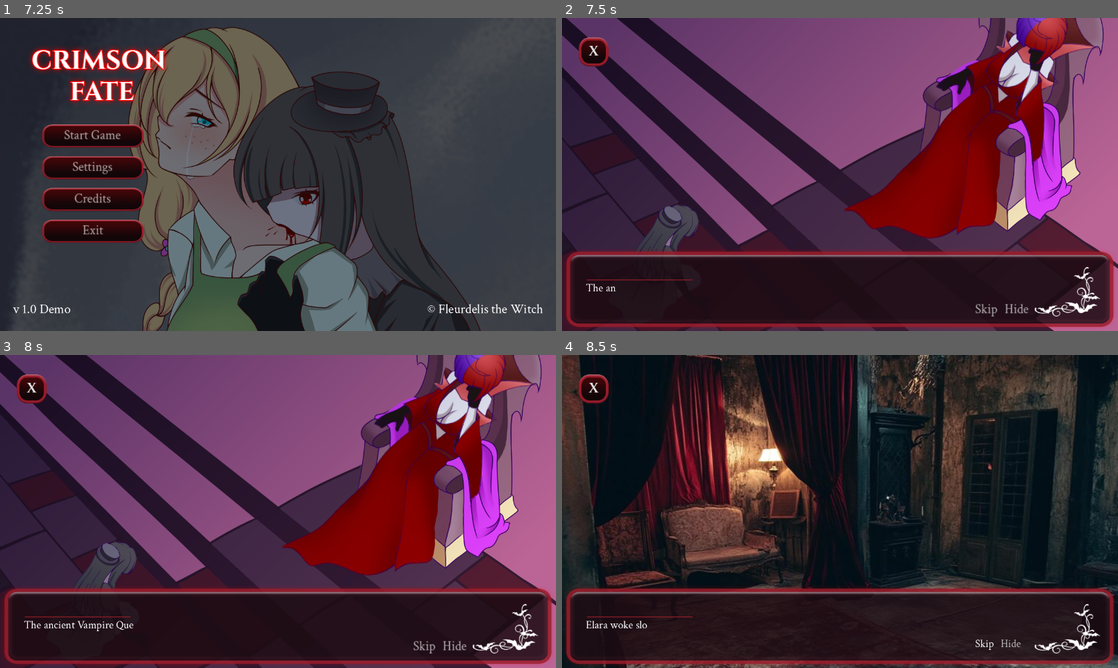
Above: before the commit, frames 1-4 (two rows, left to right).
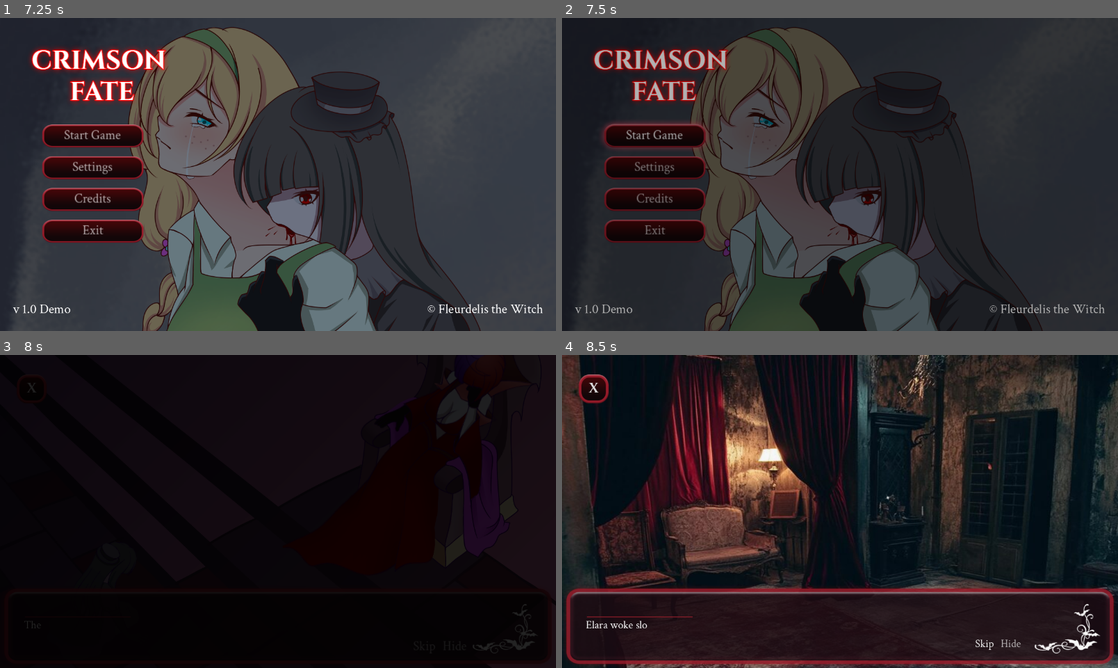
Above: after the commit, the same moments.

Repository: JoshuaSaayo/vampire-yuri
Game: Godot game, scene res://UI/disclaimer.tscn
The game is run twice, just before and just after one commit, with the same random seed, the same clock (stepped at 60 frames per second) and the same inputs.
Inputs (mouse positions are in pixels of both pictures, inside the frame that each line leads up to):
- Up to frame 1 (7.25 s): move the mouse to (400, 158) at 0.52 s; click (400, 158) at 0.67 s; move the mouse to (166, 190) at 1.27 s; click (166, 190) at 1.42 s; move the mouse to (333, 105) at 2.02 s; click (333, 105) at 2.17 s; tap Enter at 2.75, 5 s; move the mouse to (250, 237) at 2.77 s; click (250, 237) at 2.92 s; move the mouse to (444, 221) at 3.52 s; click (444, 221) at 3.67 s; tap Space at 4.25 s; move the mouse to (111, 127) at 4.27 s; click (111, 127) at 4.42 s; move the mouse to (305, 174) at 5.02 s; click (305, 174) at 5.17 s; move the mouse to (194, 96) at 5.77 s; click (194, 96) at 5.92 s; click "Proceed" at 6.5 s
- Up to frame 2 (7.5 s): click "Start Game" at 7.25 s
- Up to frame 3 (8 s): no input
- Up to frame 4 (8.5 s): click "Skip" at 8 s

Frame 1 is identical in both runs. In frame 2, 84% of the frame differs, in the area x 0-100%, y 0-100%; in frame 3, 99%; in frame 4, less than 0.1%.

Commit message:
added global fade

Diff:
--- a/game/UI/menu.gd
+++ b/game/UI/menu.gd
@@ -14,7 +14,7 @@
 	_set_ui_visible(true, [start_btn, settings_btn, credits_btn, exit_btn, logo])
 
 func _on_button_pressed() -> void:
-	get_tree().change_scene_to_file("res://main_scenes/cutscenes.tscn")
+	await FadeTransition.fade_to_scene("res://main_scenes/cutscenes.tscn")
 
 func _on_exit_btn_pressed() -> void:
 	exit.visible = true
--- /dev/null
+++ b/game/autoload/fade_transition.gd
@@ -0,0 +1,28 @@
+extends CanvasLayer
+
+@onready var rect: ColorRect = $FadeRect
+
+@export var fade_time: float = 0.6
+
+var tween: Tween
+
+func _ready():
+	rect.modulate.a = 0.0
+
+func fade_in():
+	if tween: tween.kill()
+	tween = create_tween()
+	tween.tween_property(rect, "modulate:a", 1.0, fade_time)
+	await tween.finished
+
+func fade_out():
+	if tween: tween.kill()
+	tween = create_tween()
+	tween.tween_property(rect, "modulate:a", 0.0, fade_time)
+	await tween.finished
+
+func fade_to_scene(scene_path: String):
+	await fade_in()
+	get_tree().change_scene_to_file(scene_path)
+	await get_tree().process_frame
+	await fade_out()
--- /dev/null
+++ b/game/autoload/fade_transition.tscn
@@ -0,0 +1,15 @@
+[gd_scene load_steps=2 format=3 uid="uid://d0qjay5jcd78h"]
+
+[ext_resource type="Script" uid="uid://bivfenyrw4k07" path="res://autoload/fade_transition.gd" id="1_ir2wg"]
+
+[node name="FadeTransition" type="CanvasLayer"]
+script = ExtResource("1_ir2wg")
+
+[node name="FadeRect" type="ColorRect" parent="."]
+anchors_preset = 15
+anchor_right = 1.0
+anchor_bottom = 1.0
+grow_horizontal = 2
+grow_vertical = 2
+mouse_filter = 2
+color = Color(0, 0, 0, 1)
--- a/game/main_scenes/cutscenes.gd
+++ b/game/main_scenes/cutscenes.gd
@@ -58,7 +58,7 @@
 
 func show_current_scene():
 	if scene_idx >= intro_data.scenes.size():
-		get_tree().change_scene_to_file("res://main_scenes/interactive_map.tscn")
+		await FadeTransition.fade_to_scene("res://main_scenes/interactive_map.tscn")
 		return
 
 	clear_all_characters()
@@ -261,13 +261,15 @@
 			dialogue_text.visible_characters = -1
 			is_typing = false
 		else:
-			line_idx += 1
-
-			if line_idx >= intro_data.scenes[scene_idx].lines.size():
+			var current_scene = intro_data.scenes[scene_idx]
+
+			# Check BEFORE incrementing
+			if line_idx + 1 >= current_scene.lines.size():
 				scene_idx += 1
 				line_idx = 0
 				show_current_scene()
 			else:
+				line_idx += 1
 				show_current_line()
 
 
--- a/game/main_scenes/interactive_map.gd
+++ b/game/main_scenes/interactive_map.gd
@@ -217,7 +217,7 @@
 	waiting_for_choice = false
 
 	if current_full_text == "[DEMO ENDS HERE]":
-		get_tree().change_scene_to_file("res://UI/end_transition.tscn")
+		await FadeTransition.fade_to_scene("res://UI/end_transition.tscn")
 		return
 
 	if not intro_dialogue_shown:
--- a/game/project.godot
+++ b/game/project.godot
@@ -19,6 +19,7 @@
 
 PauseManager="*res://autoload/pause_manager.gd"
 ChoiceManager="*res://autoload/choice_manager.gd"
+FadeTransition="*res://autoload/fade_transition.tscn"
 
 [display]
 
Not shown, added: game/autoload/fade_transition.gd.uid
Not shown, added: game/autoload/fade_transition.tscn7837828824.tmp
